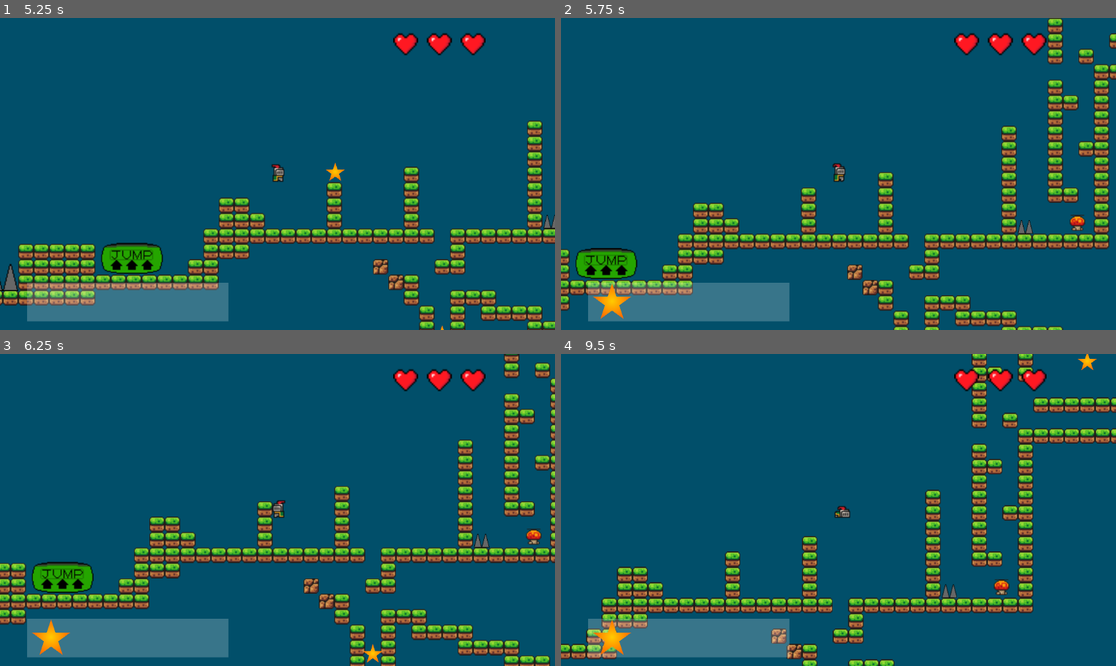
Above: before the commit, frames 1-4 (two rows, left to right).
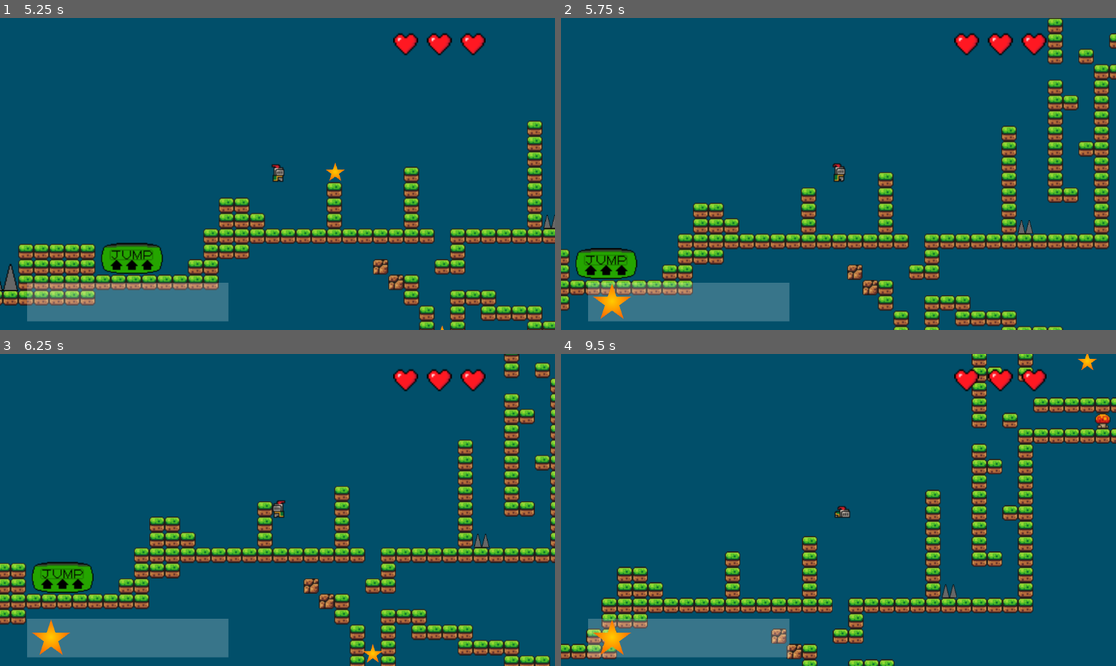
Above: after the commit, the same moments.

Repository: Isaac-Hydes/dt-91896-91897---player-movement-backup
Game: Godot game, scene res://Nodes/world.tscn
Same seed, same stepped clock (60 frames per second), same inputs: the game is played once before the commit and once after it.
Inputs:
- Up to frame 1 (5.25 s): tap Enter at 0.5 s; hold Right (move_right) 0.53-2.03 s; tap Space (jump_) at 0.77, 1.52, 3.02, 3.77, 4.52, 5 s; hold A (move_left) 2.03-2.78 s; hold Right (move_right) 2.78-4.28 s; hold A (move_left) 4.28-5.03 s; hold Right (move_right) from 5.03 s (still down)
- Up to frame 2 (5.75 s): keep holding Right (move_right)
- Up to frame 3 (6.25 s): release Right (move_right) at 5.78 s; hold A (move_left) from 5.78 s (still down); tap Space (jump_) at 6.02 s
- Up to frame 4 (9.5 s): tap Space (jump_) at 6.77, 7.52, 8.75, 9.02 s; tap Enter at 7.25 s; release A (move_left) at 7.28 s; hold Right (move_right) from 7.28 s (still down)

Frame 1 is identical in both runs. In frame 2, 0.1% of the frame differs, in the area x 91-95%, y 63-69%; in frame 3, 0.1%; in frame 4, 0.2%, in the area x 77-99%, y 18-78%.

Commit message:
Speed Boost Addded
I added another boost to the player, a speed boost. It works, and it can be used as intended. I can still get some feedback on the variables and time for it to further improve it, but the code is there, it just needs some more fine tuning.

Diff:
--- a/Nodes/world.tscn
+++ b/Nodes/world.tscn
@@ -7,6 +7,7 @@
 [ext_resource type="PackedScene" uid="uid://xdn373h5vywt" path="res://spike.tscn" id="6_ueiic"]
 [ext_resource type="PackedScene" uid="uid://co4wn3qbxqu8t" path="res://jump_pad.tscn" id="7_4vh4w"]
 [ext_resource type="PackedScene" uid="uid://bqib2nc5tmcyc" path="res://life_mushroom.tscn" id="8_40obl"]
+[ext_resource type="PackedScene" uid="uid://blxghv0g6sd4l" path="res://speed_mushroom.tscn" id="8_dsslj"]
 
 [sub_resource type="TileSetAtlasSource" id="TileSetAtlasSource_aqk2v"]
 texture = ExtResource("2_j3wwd")
@@ -729,9 +730,12 @@
 position = Vector2(213, -16)
 
 [node name="Life Mushroom 1" parent="." instance=ExtResource("8_40obl")]
-position = Vector2(702, -58)
+position = Vector2(807, -231)
 
 [node name="Life Mushroom 2" parent="." instance=ExtResource("8_40obl")]
 position = Vector2(3063, -1030)
 
+[node name="speed_mushroom" parent="." instance=ExtResource("8_dsslj")]
+position = Vector2(2023, -1032)
+
 [connection signal="body_entered" from="void" to="player" method="_on_void_body_entered"]
--- /dev/null
+++ b/speed_mushroom.gd
@@ -0,0 +1,15 @@
+extends Area2D
+
+@onready var speed_boost_timer = $speed_boost_timer
+@onready var sprite = $Sprite2D
+@onready var collision_shape = $CollisionShape2D
+
+func _on_body_entered_speed_mushroom(body: Node2D) -> void:
+	if body.name == 'player':
+		sprite.hide()
+		collision_shape.set_deferred('disabled', true)
+		speed_boost_timer.start()
+		body.speed = body.speed * 5 / 3
+		await speed_boost_timer.timeout
+		body.speed = body.speed * 3 / 5
+		self.queue_free()
--- /dev/null
+++ b/speed_mushroom.tscn
@@ -0,0 +1,24 @@
+[gd_scene load_steps=4 format=3 uid="uid://blxghv0g6sd4l"]
+
+[ext_resource type="Script" uid="uid://bg11cx0e13g3q" path="res://speed_mushroom.gd" id="1_7801n"]
+[ext_resource type="Texture2D" uid="uid://bjdyg2kjnade2" path="res://brackeys_platformer_assets/sprites/world_tileset.png" id="2_ebhm1"]
+
+[sub_resource type="CircleShape2D" id="CircleShape2D_oo0pe"]
+radius = 8.062258
+
+[node name="speed_mushroom" type="Area2D"]
+script = ExtResource("1_7801n")
+
+[node name="CollisionShape2D" type="CollisionShape2D" parent="."]
+shape = SubResource("CircleShape2D_oo0pe")
+
+[node name="Sprite2D" type="Sprite2D" parent="."]
+texture = ExtResource("2_ebhm1")
+region_enabled = true
+region_rect = Rect2(111.82716, 112.03703, 16.329208, 15.802475)
+
+[node name="speed_boost_timer" type="Timer" parent="."]
+wait_time = 15.0
+
+[connection signal="body_entered" from="." to="." method="_on_body_entered_speed_mushroom"]
+[connection signal="timeout" from="speed_boost_timer" to="." method="_on_speed_boost_timer_timeout"]
Not shown: 1 places in Nodes/world.tscn that only renumber resources
Not shown, added: speed_mushroom.gd.uid
Not shown, added: speed_mushroom.tscn658243822.tmp
Not shown, added: speed_mushroom.tscn665153111.tmp
Not shown, added: speed_mushroom.tscn684520895.tmp
